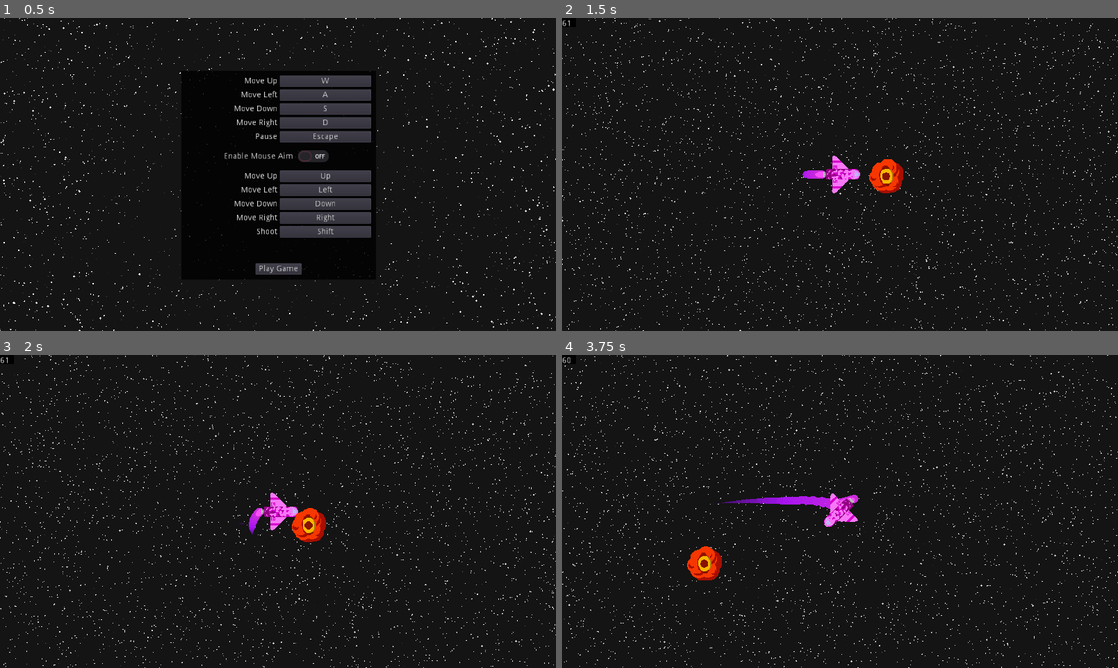
Above: before the commit, frames 1-4 (two rows, left to right).
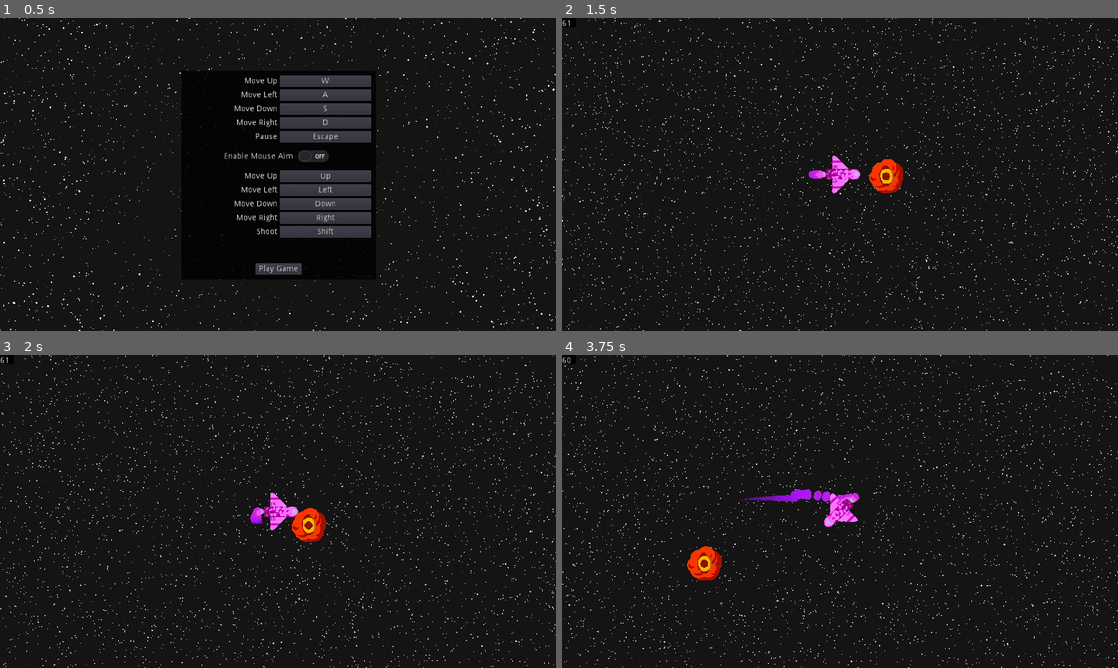
Above: after the commit, the same moments.

Repository: Jellonator/04-Space-Shooter
Game: Godot game, scene res://Gui/StartScreen.tscn
The game is run twice, just before and just after one commit, with the same random seed, the same clock (stepped at 60 frames per second) and the same inputs.
Inputs (mouse positions are in pixels of both pictures, inside the frame that each line leads up to):
- Up to frame 1 (0.5 s): no input
- Up to frame 2 (1.5 s): click "Play Game" at 0.5 s; tap Enter at 1.25 s; move the mouse to (962, 158) at 1.27 s; press the mouse at (962, 158) at 1.28 s; hold D (move_right) from 1.28 s (still down)
- Up to frame 3 (2 s): keep holding D (move_right)
- Up to frame 4 (3.75 s): move the mouse to (728, 527) at 2.02 s; release D (move_right) at 2.03 s; release the mouse at (728, 527) at 2.03 s; hold S (move_down) 2.03-2.78 s; tap Shift (action_shoot_nonmouse) at 2.1 s; move the mouse to (895, 442) at 2.77 s; hold D (move_right) 2.78-3.53 s; hold Down (look_down) 2.78-3.53 s; move the mouse to (812, 574) at 3.52 s; hold W (move_up) from 3.53 s (still down); tap Left (look_left) at 3.6 s; click (812, 574) at 3.67 s

Frame 1 is identical in both runs. In frame 2, less than 0.1% of the frame differs, in the area x 43-48%, y 48-52%; in frame 3, less than 0.1%; in frame 4, 0.5%, in the area x 27-54%, y 42-50%.

Commit message:
Tweaked trail

Diff:
--- a/Object/Player/Player.gd
+++ b/Object/Player/Player.gd
@@ -28,6 +28,9 @@
 		ivector = ivector.normalized()
 	if ivector.length() > 1e-3:
 		node_smoke.emitting = true
+		var lvec = ivector.rotated(-rotation)
+		part_smoke.direction = Vector3(lvec.x, lvec.y, 0)
+		part_fire.direction = part_smoke.direction
 	else:
 		node_smoke.emitting = false
 	var target_velocity := MAX_SPEED * ivector
@@ -47,25 +50,7 @@
 		if lookvector.length_squared() > 1e-2:
 			self.rotation = lerp_angle(self.rotation, lookvector.angle(), delta * 10)
 		do_shoot = Input.is_action_pressed("action_shoot_nonmouse")
-	var prev_pos := global_position
 	velocity = move_and_slide(velocity)
-	var post_pos := global_position
-	if prev_pos == post_pos:
-		part_smoke.emission_shape = ParticlesMaterial.EMISSION_SHAPE_POINT
-		node_smoke.position = part_smoke_offset
-		part_fire.emission_shape = ParticlesMaterial.EMISSION_SHAPE_POINT
-		node_fire.position = part_fire_offset
-	else:
-		part_smoke.emission_shape = ParticlesMaterial.EMISSION_SHAPE_BOX
-		part_smoke.emission_box_extents.x = prev_pos.distance_to(post_pos)
-		node_smoke.global_position = global_transform.xform(part_smoke_offset) +\
-			(prev_pos + post_pos) / 2 - global_position
-		node_smoke.global_rotation = (post_pos - prev_pos).angle()
-		part_fire.emission_shape = ParticlesMaterial.EMISSION_SHAPE_BOX
-		part_fire.emission_box_extents.x = prev_pos.distance_to(post_pos)
-		node_fire.global_position = global_transform.xform(part_fire_offset) +\
-			(prev_pos + post_pos) / 2 - global_position
-		node_fire.global_rotation = (post_pos - prev_pos).angle()
 	var brender = get_tree().get_nodes_in_group("bullet_renderer")[0]
 	if do_shoot:
 		shot_timer -= delta * SHOTS_PER_SECOND
--- a/Object/Player/Player.tscn
+++ b/Object/Player/Player.tscn
@@ -5,55 +5,60 @@
 [ext_resource path="res://Object/Player/bigsmoke.png" type="Texture" id=3]
 [ext_resource path="res://Object/Player/lilsmoke.png" type="Texture" id=4]
 
-[sub_resource type="Gradient" id=4]
+[sub_resource type="Gradient" id=1]
 offsets = PoolRealArray( 0, 0.344512, 0.734756, 1 )
 colors = PoolColorArray( 0.803337, 0.18148, 0.860352, 1, 0.65899, 0.0852814, 0.949219, 1, 0.309971, 0.0695967, 0.492115, 1, 0.243137, 0.0666667, 0.407843, 0 )
 
-[sub_resource type="GradientTexture" id=5]
-gradient = SubResource( 4 )
+[sub_resource type="GradientTexture" id=2]
+gradient = SubResource( 1 )
 
-[sub_resource type="Curve" id=2]
-_data = [ Vector2( 0.002849, 1 ), 0.0, 0.0, 0, 0, Vector2( 0.51567, 0.647727 ), -2.05636, -2.05636, 0, 0, Vector2( 1, 0 ), 0.0, 0.0, 0, 0 ]
+[sub_resource type="Curve" id=3]
+_data = [ Vector2( 0.002849, 1 ), 0.0, 0.0, 0, 0, Vector2( 0.560886, 0.597727 ), -1.84773, -1.84773, 0, 0, Vector2( 0.98893, 0 ), 0.0, 0.0, 0, 0 ]
 
-[sub_resource type="CurveTexture" id=3]
-curve = SubResource( 2 )
+[sub_resource type="CurveTexture" id=4]
+curve = SubResource( 3 )
 
-[sub_resource type="ParticlesMaterial" id=1]
-emission_shape = 2
-emission_box_extents = Vector3( 1, 0, 0 )
-flag_align_y = true
+[sub_resource type="ParticlesMaterial" id=5]
 flag_disable_z = true
 direction = Vector3( -1, 0, 0 )
 spread = 0.0
 gravity = Vector3( 0, 0, 0 )
 initial_velocity = 64.0
+initial_velocity_random = 0.75
+angular_velocity = 900.0
+angular_velocity_random = 0.45
 orbit_velocity = 0.0
 orbit_velocity_random = 0.0
 damping = 100.0
-scale_curve = SubResource( 3 )
-color_ramp = SubResource( 5 )
+damping_random = 0.5
+scale_curve = SubResource( 4 )
+color_ramp = SubResource( 2 )
 
-[sub_resource type="Gradient" id=7]
+[sub_resource type="Gradient" id=6]
 offsets = PoolRealArray( 0.731707, 1 )
 colors = PoolColorArray( 0.986328, 0.319786, 0.983724, 1, 0.788235, 0.0352941, 0.678431, 0 )
 
-[sub_resource type="GradientTexture" id=8]
-gradient = SubResource( 7 )
+[sub_resource type="GradientTexture" id=7]
+gradient = SubResource( 6 )
 
-[sub_resource type="ParticlesMaterial" id=6]
+[sub_resource type="ParticlesMaterial" id=8]
 trail_divisor = 8
 emission_shape = 1
-emission_sphere_radius = 1.0
-flag_align_y = true
+emission_sphere_radius = 2.0
 flag_disable_z = true
 direction = Vector3( -1, 0, 0 )
-spread = 25.0
+spread = 15.0
 gravity = Vector3( 0, 0, 0 )
+initial_velocity = 40.0
+initial_velocity_random = 0.75
+angular_velocity = 900.0
+angular_velocity_random = 0.9
 orbit_velocity = 0.0
 orbit_velocity_random = 0.0
 damping = 50.0
-scale_curve = SubResource( 3 )
-color_ramp = SubResource( 8 )
+damping_random = 0.75
+scale_curve = SubResource( 4 )
+color_ramp = SubResource( 7 )
 
 [node name="Player" type="KinematicBody2D"]
 collision_layer = 2
@@ -81,22 +86,22 @@
 
 [node name="PSmoke" type="Particles2D" parent="."]
 show_behind_parent = true
-position = Vector2( -31, 0 )
-amount = 512
+position = Vector2( -35, 0 )
+amount = 128
 lifetime = 0.5
 fixed_fps = 240
 local_coords = false
 draw_order = 1
-process_material = SubResource( 1 )
+process_material = SubResource( 5 )
 texture = ExtResource( 3 )
 
 [node name="PFlame" type="Particles2D" parent="."]
 show_behind_parent = true
-position = Vector2( -30, 0 )
-amount = 256
+position = Vector2( -32, 0 )
+amount = 64
 lifetime = 0.1
 preprocess = 1.0
 local_coords = false
 draw_order = 1
-process_material = SubResource( 6 )
+process_material = SubResource( 8 )
 texture = ExtResource( 4 )
